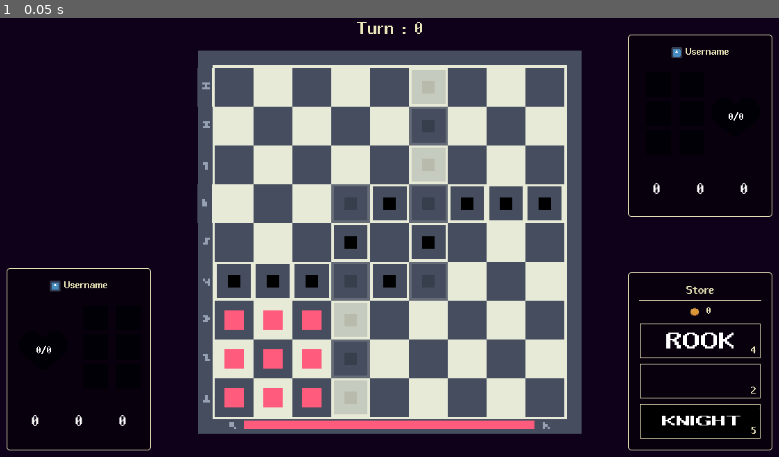
Above: before the commit, frame 1.
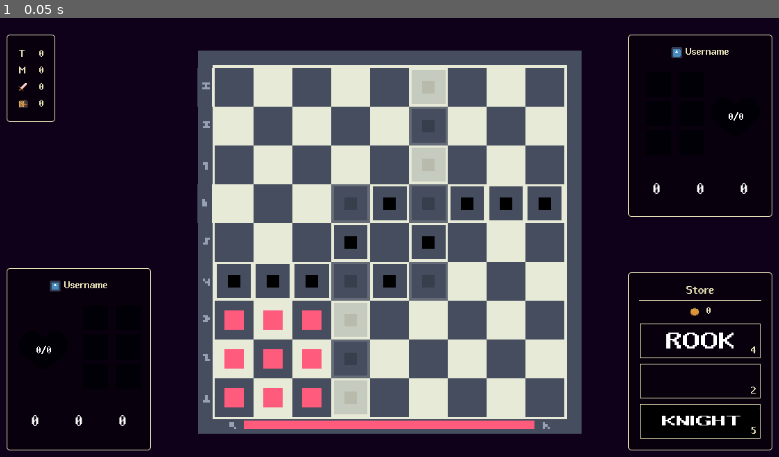
Above: after the commit, the same moment.

Repository: Juanxpeke/GD-FPSJuegos
Game: Godot game, scene res://Core/Maps/shejo_map.tscn
The game is run twice, just before and just after one commit, with the same random seed, the same clock (stepped at 60 frames per second) and the same inputs. This scene is started directly instead of the project's main scene. The engine's default icon, where the game draws it, is replaced by a stand-in: a white triangle on a blue panel in a dark square. Sound files missing from this copy of the repository are replaced by a short silence.
Inputs:
- Up to frame 1 (0.05 s): no input

The runs differ from the first frame. In frame 1, 0.3% of the frame differs, in the area x 0-55%, y 0-24%.

Commit message:
feat: added match info to hud

Diff:
--- a/Core/Maps/shejo_map.tscn
+++ b/Core/Maps/shejo_map.tscn
@@ -11,15 +11,6 @@
 properties/0/spawn = true
 properties/0/sync = false
 properties/0/watch = true
-
-[sub_resource type="GDScript" id="GDScript_jr3lx"]
-script/source = "extends Label
-
-
-# Called every frame. 'delta' is the elapsed time since the previous frame.
-func _process(delta: float) -> void:
-	self.text = \"Turn : {turn}\".format({\"turn\": GameManager.map.turn})
-"
 
 [node name="DummyMap" type="Node2D"]
 script = ExtResource("1_56wnv")
@@ -64,12 +55,3 @@
 [node name="MultiplayerSynchronizer" type="MultiplayerSynchronizer" parent="."]
 unique_name_in_owner = true
 replication_config = SubResource("SceneReplicationConfig_m7wy4")
-
-[node name="TurnCounter" type="Label" parent="."]
-offset_left = 524.0
-offset_top = 138.0
-offset_right = 600.0
-offset_bottom = 159.0
-text = "asffasdf"
-horizontal_alignment = 1
-script = SubResource("GDScript_jr3lx")
--- a/Core/Players/player.gd
+++ b/Core/Players/player.gd
@@ -42,7 +42,6 @@
 # Called when the match ends
 func _on_match_ended() -> void:
 	var phase_reward = GameManager.phase_rewards[GameManager.get_phase()]
-	MultiplayerManager.log_msg("phase reward before skills is %d" % phase_reward)
 
 	for skill in skills:
 		phase_reward += skill.phase_reward_addition
--- a/Core/UI/HUD/hud.gd
+++ b/Core/UI/HUD/hud.gd
@@ -3,6 +3,10 @@
 
 var timer_on: bool = false
 
+@onready var turn_label: Label = %TurnLabel
+@onready var matchi_label: Label = %MatchiLabel
+@onready var match_damage_label: Label = %MatchDamageLabel
+@onready var match_reward_label: Label = %MatchRewardLabel
 @onready var player_interface: PlayerInterface = %PlayerInterface
 @onready var enemy_interface: PlayerInterface = %EnemyInterface
 @onready var store: Store = %Store
@@ -23,10 +27,14 @@
 
 			await get_tree().create_timer(0.2).timeout
 
+			match_damage_label.text = str(GameManager.phase_damages[GameManager.get_phase()])
+			match_reward_label.text = str(GameManager.phase_rewards[GameManager.get_phase()])
+
 			player_interface.set_player(GameManager.player)
 			enemy_interface.set_player(GameManager.player.enemy_player)
 
 			GameManager.map.preparation_ended.connect(_on_preparation_ended)
+			GameManager.map.turn_ended.connect(_on_turn_ended)
 			GameManager.map.match_ended.connect(_on_match_ended)
 	)
 
@@ -42,8 +50,17 @@
 	preparation_time_bar.hide()
 	store.hide()
 
+# Called when a turn ends
+func _on_turn_ended() -> void:
+	turn_label.text = str(GameManager.map.turn)
+
 # Called when the battle phase ends
 func _on_match_ended() -> void:
+	turn_label.text = str(GameManager.map.turn)
+	matchi_label.text = str(GameManager.map.matchi)
+	match_damage_label.text = str(GameManager.phase_damages[GameManager.get_phase()])
+	match_reward_label.text = str(GameManager.phase_rewards[GameManager.get_phase()])
+
 	timer_on = true
 	preparation_timer.start()
 	preparation_time_bar.show()
--- a/Core/UI/HUD/hud.tscn
+++ b/Core/UI/HUD/hud.tscn
@@ -1,14 +1,32 @@
-[gd_scene load_steps=12 format=3 uid="uid://dy17jaermquaa"]
+[gd_scene load_steps=15 format=3 uid="uid://dy17jaermquaa"]
 
 [ext_resource type="Script" path="res://Core/UI/HUD/hud.gd" id="1_ku5ab"]
 [ext_resource type="PackedScene" uid="uid://b3lux4srfnsh4" path="res://Core/UI/HUD/Store/store.tscn" id="1_xp5ni"]
 [ext_resource type="Script" path="res://Core/UI/HUD/PlayerInterface/player_interface.gd" id="2_miedf"]
+[ext_resource type="Texture2D" uid="uid://cbvoggv5cgyix" path="res://Core/UI/HUD/sword_icon.png" id="2_us7rq"]
+[ext_resource type="Texture2D" uid="uid://cjol7vosk2pfa" path="res://Core/UI/HUD/chest_icon.png" id="3_asbd1"]
 [ext_resource type="Texture2D" uid="uid://b1vs0okbp4qj2" path="res://icon.svg" id="3_m82of"]
 [ext_resource type="PackedScene" uid="uid://dfj8bj1xfyfmt" path="res://Core/UI/HUD/PlayerInterface/life_bar.tscn" id="3_pdxq5"]
 [ext_resource type="Texture2D" uid="uid://dx7t4omxenkpt" path="res://Core/UI/HUD/preparation_time_bar_progress.png" id="4_0j1r6"]
 [ext_resource type="PackedScene" uid="uid://sc70hdt2ucgy" path="res://Core/UI/HUD/PlayerInterface/passive_skills_list.tscn" id="4_1iykr"]
 [ext_resource type="PackedScene" uid="uid://n5317gueobj5" path="res://Core/UI/HUD/PlayerInterface/active_skills_list.tscn" id="5_q52k7"]
 [ext_resource type="PackedScene" uid="uid://b22w43jwcyyxw" path="res://Core/UI/HUD/SkillPicker/skill_picker.tscn" id="5_wpddp"]
+
+[sub_resource type="StyleBoxFlat" id="StyleBoxFlat_gyrol"]
+bg_color = Color(0.0313726, 0.00392157, 0.0509804, 1)
+border_width_left = 1
+border_width_top = 1
+border_width_right = 1
+border_width_bottom = 1
+border_color = Color(0.921569, 0.898039, 0.729412, 1)
+corner_radius_top_left = 4
+corner_radius_top_right = 4
+corner_radius_bottom_right = 4
+corner_radius_bottom_left = 4
+expand_margin_left = 16.0
+expand_margin_top = 16.0
+expand_margin_right = 16.0
+expand_margin_bottom = 16.0
 
 [sub_resource type="StyleBoxFlat" id="StyleBoxFlat_fw4en"]
 bg_color = Color(0.0313726, 0.00392157, 0.0509804, 1)
@@ -47,6 +65,155 @@
 metadata/_edit_horizontal_guides_ = [624.0, 648.0, 24.0, 59.0, 75.0, 207.0, 223.0, 395.0, 411.0]
 metadata/_edit_vertical_guides_ = [24.0, 1128.0, 1112.0]
 
+[node name="MatchInfoContainer" type="PanelContainer" parent="."]
+offset_left = 40.0
+offset_top = 40.0
+offset_right = 78.0
+offset_bottom = 134.0
+theme_override_styles/panel = SubResource("StyleBoxFlat_gyrol")
+
+[node name="VerticalContainer" type="VBoxContainer" parent="MatchInfoContainer"]
+layout_mode = 2
+theme_override_constants/separation = 4
+
+[node name="TurnContainer" type="Control" parent="MatchInfoContainer/VerticalContainer"]
+custom_minimum_size = Vector2(36, 20)
+layout_mode = 2
+
+[node name="T" type="Label" parent="MatchInfoContainer/VerticalContainer/TurnContainer"]
+layout_mode = 1
+anchors_preset = 4
+anchor_top = 0.5
+anchor_bottom = 0.5
+offset_top = -10.0
+offset_right = 9.0
+offset_bottom = 11.0
+grow_vertical = 2
+text = "T"
+vertical_alignment = 2
+
+[node name="TurnLabel" type="Label" parent="MatchInfoContainer/VerticalContainer/TurnContainer"]
+unique_name_in_owner = true
+layout_mode = 1
+anchors_preset = 6
+anchor_left = 1.0
+anchor_top = 0.5
+anchor_right = 1.0
+anchor_bottom = 0.5
+offset_left = -7.0
+offset_top = -10.0
+offset_bottom = 11.0
+grow_horizontal = 0
+grow_vertical = 2
+pivot_offset = Vector2(7, 10)
+text = "0"
+horizontal_alignment = 2
+vertical_alignment = 2
+
+[node name="MatchiContainer" type="Control" parent="MatchInfoContainer/VerticalContainer"]
+custom_minimum_size = Vector2(36, 20)
+layout_mode = 2
+
+[node name="M" type="Label" parent="MatchInfoContainer/VerticalContainer/MatchiContainer"]
+layout_mode = 1
+anchors_preset = 4
+anchor_top = 0.5
+anchor_bottom = 0.5
+offset_top = -10.0
+offset_right = 9.0
+offset_bottom = 11.0
+grow_vertical = 2
+text = "M"
+vertical_alignment = 2
+
+[node name="MatchiLabel" type="Label" parent="MatchInfoContainer/VerticalContainer/MatchiContainer"]
+unique_name_in_owner = true
+layout_mode = 1
+anchors_preset = 6
+anchor_left = 1.0
+anchor_top = 0.5
+anchor_right = 1.0
+anchor_bottom = 0.5
+offset_left = -7.0
+offset_top = -10.0
+offset_bottom = 11.0
+grow_horizontal = 0
+grow_vertical = 2
+pivot_offset = Vector2(7, 10)
+text = "0"
+horizontal_alignment = 2
+vertical_alignment = 2
+
+[node name="MatchDamageContainer" type="Control" parent="MatchInfoContainer/VerticalContainer"]
+custom_minimum_size = Vector2(36, 20)
+layout_mode = 2
+
+[node name="MatchDamageIcon" type="TextureRect" parent="MatchInfoContainer/VerticalContainer/MatchDamageContainer"]
+layout_mode = 1
+anchors_preset = 4
+anchor_top = 0.5
+anchor_bottom = 0.5
+offset_left = -1.0
+offset_top = -10.0
+offset_right = 15.0
+offset_bottom = 11.0
+grow_vertical = 2
+texture = ExtResource("2_us7rq")
+stretch_mode = 5
+
+[node name="MatchDamageLabel" type="Label" parent="MatchInfoContainer/VerticalContainer/MatchDamageContainer"]
+unique_name_in_owner = true
+layout_mode = 1
+anchors_preset = 6
+anchor_left = 1.0
+anchor_top = 0.5
+anchor_right = 1.0
+anchor_bottom = 0.5
+offset_left = -7.0
+offset_top = -10.0
+offset_bottom = 11.0
+grow_horizontal = 0
+grow_vertical = 2
+pivot_offset = Vector2(7, 10)
+text = "0"
+horizontal_alignment = 2
+vertical_alignment = 2
+
+[node name="MatchRewardContainer" type="Control" parent="MatchInfoContainer/VerticalContainer"]
+custom_minimum_size = Vector2(36, 20)
+layout_mode = 2
+
+[node name="MatchRewardIcon" type="TextureRect" parent="MatchInfoContainer/VerticalContainer/MatchRewardContainer"]
+layout_mode = 1
+anchors_preset = 4
+anchor_top = 0.5
+anchor_bottom = 0.5
+offset_left = -1.0
+offset_top = -10.0
+offset_right = 15.0
+offset_bottom = 11.0
+grow_vertical = 2
+texture = ExtResource("3_asbd1")
+stretch_mode = 5
+
+[node name="MatchRewardLabel" type="Label" parent="MatchInfoContainer/VerticalContainer/MatchRewardContainer"]
+unique_name_in_owner = true
+layout_mode = 1
+anchors_preset = 6
+anchor_left = 1.0
+anchor_top = 0.5
+anchor_right = 1.0
+anchor_bottom = 0.5
+offset_left = -7.0
+offset_top = -10.0
+offset_bottom = 11.0
+grow_horizontal = 0
+grow_vertical = 2
+pivot_offset = Vector2(7, 10)
+text = "0"
+horizontal_alignment = 2
+vertical_alignment = 2
+
 [node name="PlayerInterface" type="Panel" parent="."]
 unique_name_in_owner = true
 anchors_preset = 2
@@ -210,7 +377,7 @@
 
 [node name="Store" parent="." instance=ExtResource("1_xp5ni")]
 unique_name_in_owner = true
-anchors_preset = -1
+anchors_preset = 3
 anchor_left = 1.0
 anchor_top = 1.0
 anchor_right = 1.0
Not shown: 1 places in Core/Maps/shejo_map.tscn that only renumber resources
Binary file added: Core/UI/HUD/chest_icon.png
Not shown, added: Core/UI/HUD/chest_icon.png.import
Binary file added: Core/UI/HUD/sword_icon.png
Not shown, added: Core/UI/HUD/sword_icon.png.import
